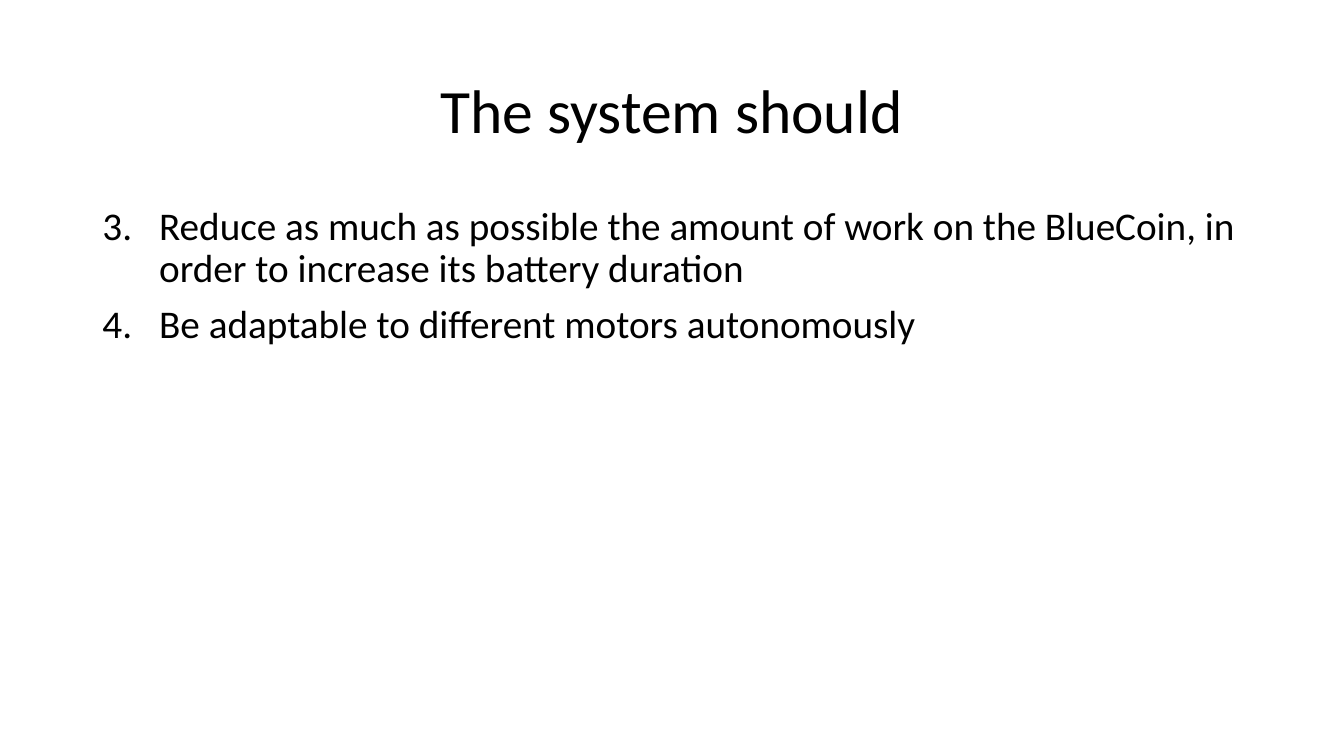
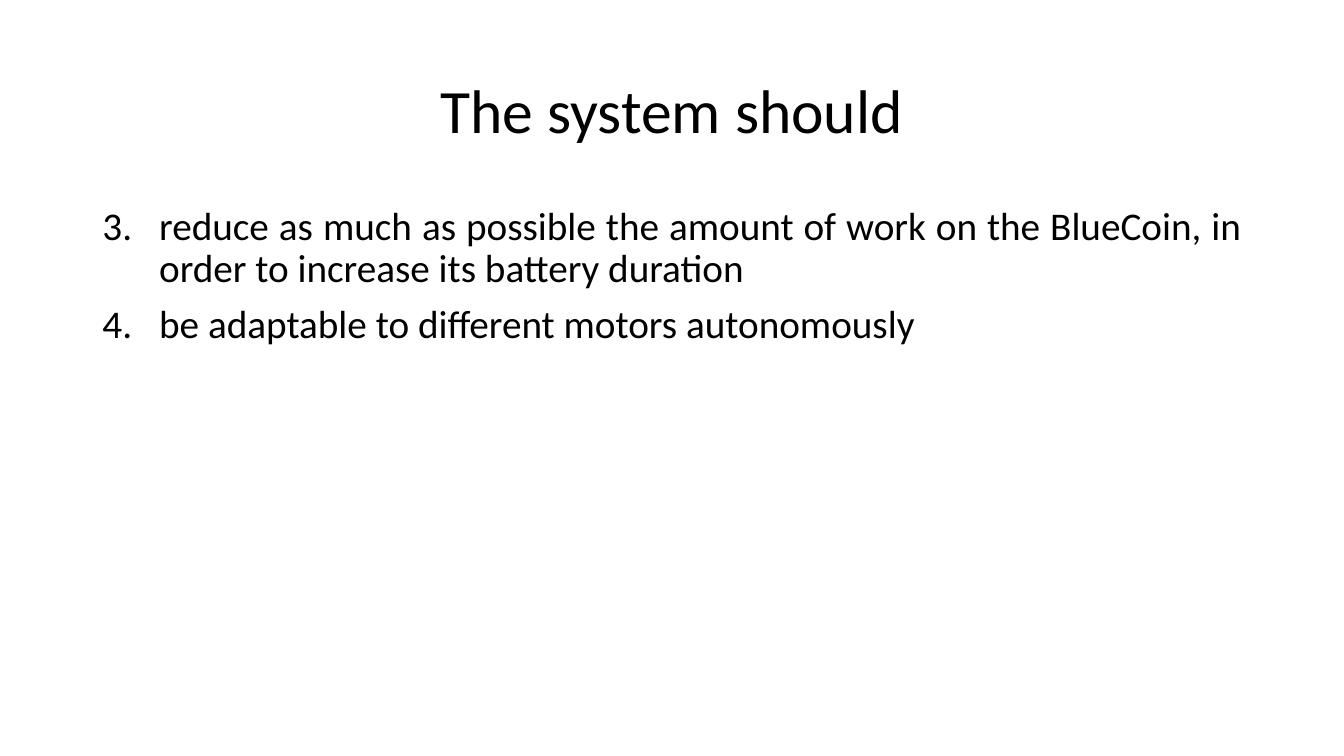
Before and after one commit to urzino/FanMonitoringBlueCoin, a slide deck: slide 5 of Pervasive_presentation_Milestone1_group8.pptx (slide 4 before the commit). Drawn at 1344x756 pixels with LibreOffice and Linux fonts; fonts in the diff are those of the drawing. Boxes give left, top, right and bottom in pixels: in the first picture for what was removed or moved away, otherwise in the second. Text is boxed around its words. In the diff, an @@ line names an element or a change of style, - is before the commit and + after.

```diff
--- a/Pervasive_presentation_Milestone1_group8.pptx
+++ b/Pervasive_presentation_Milestone1_group8.pptx
@@ text at box(159, 212, 1241, 345): text changed @@
-3. Reduce as much as possible the amount of work on the BlueCoin, in order to increase its battery duration
-4. Be adaptable to different motors autonomously
+3. reduce as much as possible the amount of work on the BlueCoin, in order to increase its battery duration
+4. be adaptable to different motors autonomously
```
Also in this commit, not shown: 7 other slides changed, 1 slide added.
